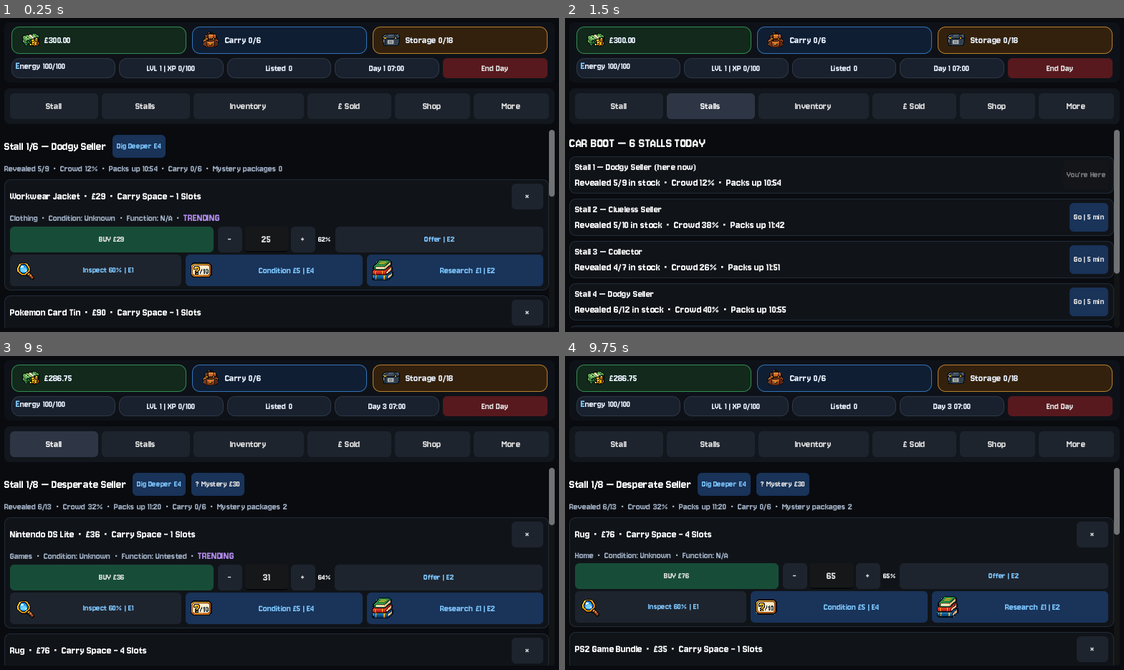
Above: before the commit, frames 1-4 (two rows, left to right).
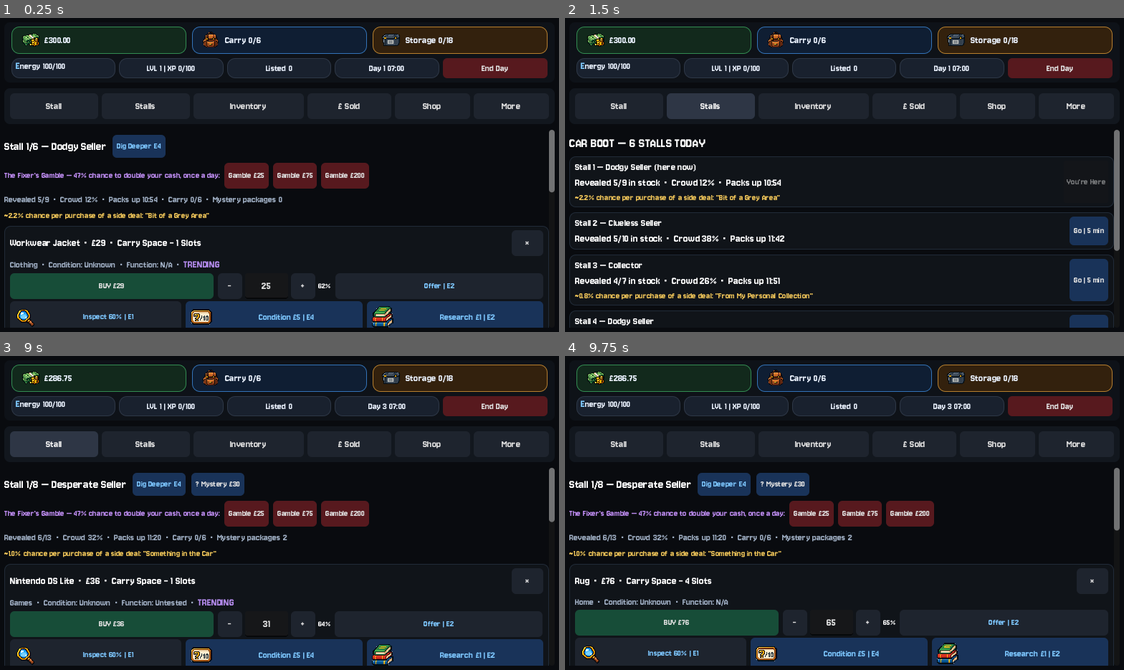
Above: after the commit, the same moments.

Repository: wmilburn1997-ai/car-boot-reseller
Game: Godot game, scene res://Main.tscn
The game is run twice, just before and just after one commit, with the same random seed, the same clock (stepped at 60 frames per second) and the same inputs.
Inputs:
- Up to frame 1 (0.25 s): no input
- Up to frame 2 (1.5 s): click "Stall" at 0.5 s; click "Stalls" at 1.25 s
- Up to frame 3 (9 s): click "Inventory" at 2 s; click "UNLISTED (0)" at 2.75 s; click "LISTED (0)" at 3.5 s; click "End Day" at 4.25 s; click "£ Sold" at 5 s; click "Shop" at 5.75 s; click "More" at 6.5 s; click "Trends" at 7.25 s; click "End Day" at 8 s; click "Stall" at 8.75 s
- Up to frame 4 (9.75 s): click "×" at 9.5 s

The runs differ from the first frame. In frame 1, 24% of the frame differs, in the area x 0-100%, y 46-99%; in frame 2, 8.4%; in frame 3, 24%; in frame 4, 24%.

Commit message:
Add popup queue system, Item Sold/Purchased/Delisted/Quick Sold popups, rebalance trending, boost side deal visibility, add Fixer's Gamble

Diff:
--- a/main.gd
+++ b/main.gd
@@ -36,12 +36,12 @@
 }
 
 var seller_profiles = {
-	"Desperate Seller": {"knowledge":0.42, "haggle":0.23, "pricing":0.88, "fault":1.15, "fake":1.05, "side":0.005, "depth":18, "rarity_boost":0.80, "categories":["Clothing","Games","Pokemon","Electronics","Home","Garden & Outdoor"]},
-	"House Clearance": {"knowledge":0.28, "haggle":0.34, "pricing":0.90, "fault":1.30, "fake":0.90, "side":0.010, "depth":26, "rarity_boost":0.70, "categories":["Home","Vinyl","Cameras","Tools","Books","Collectables","Jewellery","Musical Instruments","Garden & Outdoor"]},
+	"Desperate Seller": {"knowledge":0.42, "haggle":0.23, "pricing":0.88, "fault":1.15, "fake":1.05, "side":0.010, "depth":18, "rarity_boost":0.80, "categories":["Clothing","Games","Pokemon","Electronics","Home","Garden & Outdoor"]},
+	"House Clearance": {"knowledge":0.28, "haggle":0.34, "pricing":0.90, "fault":1.30, "fake":0.90, "side":0.018, "depth":26, "rarity_boost":0.70, "categories":["Home","Vinyl","Cameras","Tools","Books","Collectables","Jewellery","Musical Instruments","Garden & Outdoor"]},
 	"Clueless Seller": {"knowledge":0.16, "haggle":0.38, "pricing":0.84, "fault":0.95, "fake":0.85, "side":0.002, "depth":15, "rarity_boost":0.55, "categories":["Games","Pokemon","Clothing","Books","Home","Collectables","Garden & Outdoor"]},
 	"Regular Seller": {"knowledge":0.60, "haggle":0.56, "pricing":0.98, "fault":1.00, "fake":1.00, "side":0.0015, "depth":14, "rarity_boost":1.00, "categories":["Clothing","Games","Tools","Home","Electronics","Books","Musical Instruments","Garden & Outdoor"]},
-	"Collector": {"knowledge":0.90, "haggle":0.78, "pricing":1.06, "fault":0.70, "fake":0.45, "side":0.003, "depth":10, "rarity_boost":1.45, "categories":["Vinyl","Cameras","Collectables","Jewellery","Games","Pokemon","Musical Instruments"]},
-	"Dodgy Seller": {"knowledge":0.48, "haggle":0.36, "pricing":0.82, "fault":1.55, "fake":2.40, "side":0.013, "depth":13, "rarity_boost":0.95, "categories":["Clothing","Pokemon","Electronics","Games","Jewellery"]},
+	"Collector": {"knowledge":0.90, "haggle":0.78, "pricing":1.06, "fault":0.70, "fake":0.45, "side":0.008, "depth":10, "rarity_boost":1.45, "categories":["Vinyl","Cameras","Collectables","Jewellery","Games","Pokemon","Musical Instruments"]},
+	"Dodgy Seller": {"knowledge":0.48, "haggle":0.36, "pricing":0.82, "fault":1.55, "fake":2.40, "side":0.022, "depth":13, "rarity_boost":0.95, "categories":["Clothing","Pokemon","Electronics","Games","Jewellery"]},
 	"Dealer": {"knowledge":0.95, "haggle":0.84, "pricing":1.10, "fault":0.65, "fake":0.55, "side":0.001, "depth":8, "rarity_boost":1.65, "categories":["Clothing","Games","Cameras","Vinyl","Collectables","Jewellery","Musical Instruments"]}
 }
 
@@ -177,8 +177,8 @@
 var current_screen_name = "show_stall"
 var tooltip_saved_text = ""
 var total_haggled_savings = 0.0
-var pending_instant_sale_banner = ""
 var inventory_tab = "unlisted"
+var fixer_used_today = false
 var package_insight_level = 0
 var persuasion_level = 0
 const PACKAGE_INSIGHT_MAX = 20
@@ -827,6 +827,25 @@
 	elif event is InputEventMouseMotion and (event.button_mask & MOUSE_BUTTON_MASK_LEFT) != 0:
 		active_scroll_container.scroll_vertical += int(-event.relative.y)
 
+func fixer_gamble(amount):
+	if fixer_used_today:
+		queue_popup("The Fixer only deals once a day. Come back tomorrow.")
+		return
+	if cash < amount:
+		queue_popup("Not enough cash.")
+		return
+	fixer_used_today = true
+	cash -= amount
+	var roll = rng.randf()
+	var won = roll < 0.47
+	record_rng("Fixer's Gamble: Wager £%.0f | Chance 47%% | Rolled: %.2f%% | Result: %s" % [amount, roll * 100.0, "WON" if won else "LOST"])
+	if won:
+		cash += amount * 2.0
+		queue_popup("The Fixer's Gamble — WON! £%.0f -> £%.0f" % [amount, amount * 2.0], "success")
+	else:
+		queue_popup("The Fixer's Gamble — LOST £%.0f. Better luck tomorrow." % amount)
+	show_stall()
+
 func xp_needed_for_level(level):
 	return int(100 + (level - 1) * 50)
 
@@ -839,6 +858,19 @@
 
 func set_status(text, color = null):
 	status_label.text = text
+
+var popup_queue = []
+
+func queue_popup(text, kind = "error"):
+	popup_queue.append({"text": text, "kind": kind})
+	if popup_queue.size() == 1 and (blocked_popup == null or not blocked_popup.visible):
+		_advance_popup_queue()
+
+func _advance_popup_queue():
+	if popup_queue.size() == 0:
+		return
+	var next_popup = popup_queue.pop_front()
+	show_blocked_popup(next_popup["text"], next_popup["kind"])
 
 func show_blocked_popup(text, kind = "error"):
 	if blocked_popup == null:
@@ -865,6 +897,8 @@
 func _hide_blocked_popup():
 	if blocked_popup != null:
 		blocked_popup.visible = false
+	if popup_queue.size() > 0:
+		_advance_popup_queue()
 
 func _show_status_overlay(auto_hide = true):
 	if status_panel == null:
@@ -988,6 +1022,7 @@
 func generate_day():
 	stalls.clear()
 	carry_used = 0
+	fixer_used_today = false
 	mystery_packages_left = rng.randi_range(0, 2)
 	daily_expenses = min(25.0, 6.50 + float(day - 1) * 0.25)
 	var seller_names = seller_profiles.keys()
@@ -1263,6 +1298,27 @@
 		package_button.pressed.connect(buy_mystery_package)
 		title_row.add_child(package_button)
 
+	var fixer_row = HFlowContainer.new()
+	fixer_row.add_theme_constant_override("h_separation", 6)
+	fixer_row.add_theme_constant_override("v_separation", 6)
+	body.add_child(fixer_row)
+	var fixer_label = Label.new()
+	fixer_label.add_theme_font_size_override("font_size", 13)
+	fixer_label.add_theme_color_override("font_color", Color(0.75,0.55,0.95,1.0))
+	if fixer_used_today:
+		fixer_label.text = "The Fixer's Gamble (used today — back tomorrow):"
+	else:
+		fixer_label.text = "The Fixer's Gamble — 47% chance to double your cash, once a day:"
+	fixer_row.add_child(fixer_label)
+	for wager in [25, 75, 200]:
+		var fixer_button = Button.new()
+		fixer_button.text = "Gamble £%d" % wager
+		fixer_button.tooltip_text = "Wager £%d for a 47%% chance to walk away with £%d. Lose, and it's gone. One shot per day." % [wager, wager * 2]
+		fixer_button.disabled = fixer_used_today or cash < wager
+		style_button(fixer_button, "danger")
+		fixer_button.pressed.connect(Callable(self, "fixer_gamble").bind(wager))
+		fixer_row.add_child(fixer_button)
+
 	var info = Label.new()
 	info.autowrap_mode = TextServer.AUTOWRAP_WORD_SMART
 	info.size_flags_horizontal = Control.SIZE_EXPAND_FILL
@@ -1270,6 +1326,16 @@
 	info.add_theme_color_override("font_color", Color(0.62,0.68,0.76,1.0))
 	info.text = "Revealed %d/%d  •  Crowd %d%%  •  Packs up %s  •  Carry %d/%d  •  Mystery packages %d" % [stall["revealed"], stall["stock"].size(), int(float(stall["crowd"]) * 100.0), minute_to_clock(stall["packing_minute"]), carry_used, bag_upgrades[bag_level]["capacity"], mystery_packages_left]
 	body.add_child(info)
+
+	if special_event_profiles.has(seller):
+		var stall_side_line = Label.new()
+		stall_side_line.autowrap_mode = TextServer.AUTOWRAP_WORD_SMART
+		stall_side_line.size_flags_horizontal = Control.SIZE_EXPAND_FILL
+		stall_side_line.add_theme_font_size_override("font_size", 13)
+		stall_side_line.add_theme_color_override("font_color", Color(0.95,0.78,0.35,1.0))
+		var stall_side_chance = float(seller_profiles[seller]["side"]) * 100.0
+		stall_side_line.text = "~%.1f%% chance per purchase of a side deal: \"%s\"" % [stall_side_chance, special_event_profiles[seller]["title"]]
+		body.add_child(stall_side_line)
 
 
 	for i in range(stall["revealed"]):
@@ -1764,6 +1830,16 @@
 			status_line.text = "Revealed %d/%d in stock  •  Crowd %d%%  •  Packs up %s" % [stall["revealed"], stall["stock"].size(), int(float(stall["crowd"]) * 100.0), minute_to_clock(stall["packing_minute"])]
 		info_box.add_child(status_line)
 
+		if special_event_profiles.has(stall["seller"]) and not packed and not banned:
+			var side_line = Label.new()
+			side_line.autowrap_mode = TextServer.AUTOWRAP_WORD_SMART
+			side_line.size_flags_horizontal = Control.SIZE_EXPAND_FILL
+			side_line.add_theme_font_size_override("font_size", 13)
+			side_line.add_theme_color_override("font_color", Color(0.95,0.78,0.35,1.0))
+			var side_chance = float(seller_profiles[stall["seller"]]["side"]) * 100.0
+			side_line.text = "~%.1f%% chance per purchase of a side deal: \"%s\"" % [side_chance, special_event_profiles[stall["seller"]]["title"]]
+			info_box.add_child(side_line)
+
 		var go_button = Button.new()
 		if i == current_stall_index:
 			go_button.text = "You're Here"
@@ -1810,10 +1886,10 @@
 		set_status("They won't sell you this item today.")
 		return
 	if cash < item["asking"]:
-		show_blocked_popup("Not enough cash.")
+		queue_popup("Not enough cash.")
 		return
 	if not can_carry(item):
-		show_blocked_popup("Not enough space in your bag.")
+		queue_popup("Not enough space in your bag.")
 		return
 	if not can_store(item):
 		set_status("HOME STORAGE FULL — Upgrade storage in the Shop before buying more stock.")
@@ -1831,6 +1907,7 @@
 	register_collection(item)
 	check_side_deal(stall["seller"])
 	add_xp(2)
+	queue_popup("Item Purchased! %s — £%.2f" % [item["name"], item["paid"]], "success")
 	set_status("Bought %s for £%.2f. Carry used %d/%d." % [item["name"], item["paid"], carry_used, bag_upgrades[bag_level]["capacity"]])
 	show_stall()
 
@@ -1982,6 +2059,7 @@
 	inventory.append(item)
 	register_collection(item)
 	add_xp(2)
+	queue_popup("Item Purchased! %s — £%.2f" % [item["name"], item["paid"]], "success")
 	set_status("Took the special offer: %s for £%.2f." % [item["name"], item["paid"]])
 	pending_special_offer = null
 	show_stall()
@@ -2039,17 +2117,6 @@
 	listed_tab.pressed.connect(Callable(self, "_switch_inventory_tab").bind("listed"))
 	tab_row.add_child(listed_tab)
 
-	if pending_instant_sale_banner != "":
-		var banner_panel = make_card()
-		body.add_child(banner_panel)
-		var banner_label = Label.new()
-		banner_label.autowrap_mode = TextServer.AUTOWRAP_WORD_SMART
-		banner_label.size_flags_horizontal = Control.SIZE_EXPAND_FILL
-		banner_label.add_theme_font_size_override("font_size", 15)
-		banner_label.add_theme_color_override("font_color", Color(0.55,0.85,0.58,1.0))
-		banner_label.text = pending_instant_sale_banner
-		banner_panel.add_child(banner_label)
-		pending_instant_sale_banner = ""
 	if inventory.size() == 0:
 		var empty = Label.new()
 		empty.autowrap_mode = TextServer.AUTOWRAP_WORD_SMART
@@ -2432,6 +2499,7 @@
 	inventory.remove_at(index)
 	var color = Color(0.55,0.85,0.58,1.0) if profit >= 0.0 else Color(0.92,0.55,0.45,1.0)
 	set_status("Quick Sold — £%.2f — Profit %+.2f" % [quick_price, profit], color)
+	queue_popup("Item Quick Sold: %s — £%.2f" % [item["name"], quick_price], "success")
 	show_inventory()
 
 func format_sale_breakdown(item, price):
@@ -2783,7 +2851,7 @@
 	var span = max(1.0, high - low)
 	var position = clamp((price - low) / span, 0.0, 1.0)
 	var score = 0.92 - position * 0.70
-	score *= float(current_trends.get(item["category"], 1.0))
+	score *= lerp(1.0, float(current_trends.get(item["category"], 1.0)), 0.5)
 	if item["condition"] >= 8:
 		score *= 1.08
 	elif item["condition"] <= 4:
@@ -2831,7 +2899,7 @@
 		set_status("Confirmed counterfeit items cannot be listed normally.")
 		return
 	if item["testable"] and not item["tested"]:
-		show_blocked_popup("You need to test this item first.")
+		queue_popup("You need to test this item first.")
 		return
 	var potential = estimate_identified_potential(item)
 	var price = clamp(_parse_price(value_edit.text), float(potential[0]), float(potential[1]))
@@ -2842,20 +2910,20 @@
 	var result = resolve_item_sale(item, instant_chance)
 	if result == "sold_removed":
 		inventory.remove_at(index)
-		pending_instant_sale_banner = "SOLD INSTANTLY! %s went for £%.2f the moment you listed it — the price was too good to pass up." % [item["name"], price]
-		set_status(pending_instant_sale_banner, Color(0.55,0.85,0.58,1.0))
 	elif result == "returned":
 		set_status("Sold instantly, then returned — %s is back in your inventory, unlisted." % item["name"])
 	else:
-		show_blocked_popup("Item Listed!", "success")
+		queue_popup("Item Listed!", "success")
 		set_status("LISTED %s at £%.2f — Buyer Interest %s." % [item["name"], price, buyer_interest_label(item, price)])
 	show_inventory()
 
 func unlist_item(index):
 	if index >= inventory.size():
 		return
+	var item_name = inventory[index]["name"]
 	inventory[index]["listed"] = false
 	inventory[index]["listing"] = 0.0
+	queue_popup("Item Delisted: %s" % item_name)
 	set_status("Listing removed.")
 	show_inventory()
 
@@ -2936,6 +3004,7 @@
 	carry_used = max(0, carry_used - size_units(item))
 	var sale_profit = net - float(item["paid"]) - float(item.get("extra_spend", 0.0))
 	add_xp(3 + (3 if sale_profit > 0.0 else 0))
+	queue_popup("Item Sold: %s — £%.2f — Profit %+.2f" % [item["name"], sale_price, sale_profit], "success")
 	if sale_price - item["paid"] > 0:
 		unlock_achievement("First Flip")
 	return "sold_removed"
@@ -3216,6 +3285,14 @@
 	show_shop()
 
 var patch_notes = [
+	{"version": "Latest — 10/09/2026 01:15", "notes": [
+		"Added popups: Item Purchased (green), Item Delisted (red), Item Quick Sold (green, shows actual price), Item Sold — item/price/profit (green) for both instant-sale and end-of-day sales",
+		"Removed the old separate instant-sale banner — it's now the same Item Sold popup as everything else",
+		"Multiple popups (e.g. several items selling at once during end-of-day) now queue and show one after another instead of overwriting each other",
+		"Trending was genuinely overpowered — it boosted both price AND sale speed with no downside. Price effect kept fully intact; its effect on sale speed halved",
+		"Side deals still exist and had real value (Collector's can boost an item's value up to 2.2x!) but were invisible and very rare — odds boosted and now shown directly on both the Stalls list and the individual stall page",
+		"New: The Fixer's Gamble — a big, visible, once-per-day double-or-nothing coinflip (47% chance) available on the stall page at £25/£75/£200 stakes",
+	]},
 	{"version": "Latest — 10/09/2026 00:20", "notes": [
 		"Fixed: Quick Sell never actually recorded the sale — it wasn't showing up in £ Sold at all",
 		"Testing an item and confirming it WORKS now gives a small value boost (+12%) — previously testing only ever revealed a penalty (fault) or nothing",
Binary file changed: docs/index.icon.png
Not shown, changed: docs/index.html
Not shown, changed: docs/index.pck
